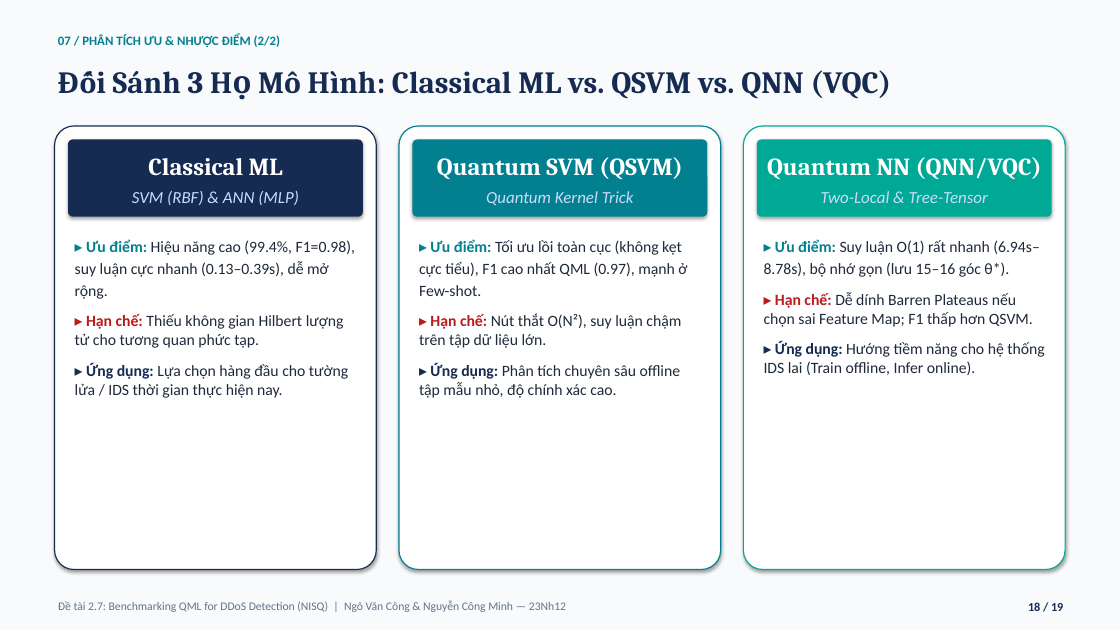
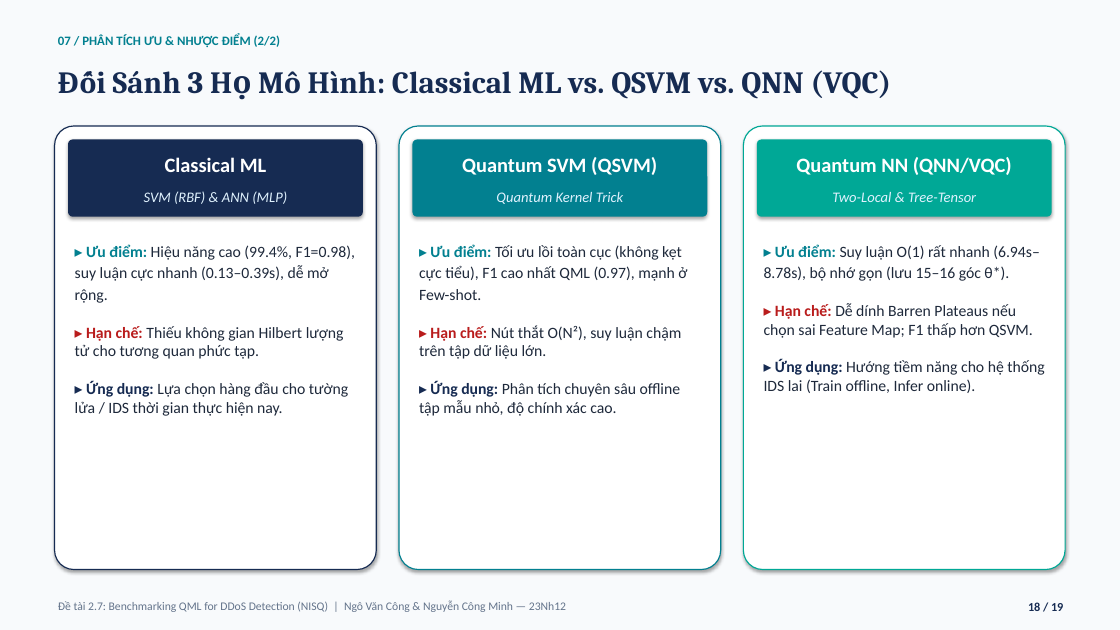
Before and after one commit to vcongggggg/qml-ddos, a slide deck: slide 18 of SLIDE_BAO_CAO_CUOI_KY_MHMM_DeTai_2_7_QML_DDoS_Cong_Minh.pptx. Drawn at 1120x630 pixels with LibreOffice and Linux fonts; fonts in the diff are those of the drawing. Boxes give left, top, right and bottom in pixels: in the first picture for what was removed or moved away, otherwise in the second. Text is boxed around its words. In the diff, an @@ line names an element or a change of style, - is before the commit and + after.

Commit message:
fix(slides): fix dark-card contrast & banner overflow on Slide 19 and header overlap on Slide 18

```diff
--- a/SLIDE_BAO_CAO_CUOI_KY_MHMM_DeTai_2_7_QML_DDoS_Cong_Minh.pptx
+++ b/SLIDE_BAO_CAO_CUOI_KY_MHMM_DeTai_2_7_QML_DDoS_Cong_Minh.pptx
@@ size 21 to 17.5 pt, font Cambria to Calibri in 3 elements at (165, 157, 266, 172), (462, 157, 657, 175), (796, 157, 1012, 175) @@
@@ size 14.5 to 12.5 pt, text colour #CADCFC to #E0F2FE in 3 elements at (144, 191, 287, 204), (496, 192, 623, 204), (832, 192, 976, 202) @@
@@ more space between paragraphs; less space between paragraphs in 3 elements at (75, 244, 355, 416), (419, 244, 687, 416), (764, 244, 1044, 393) @@
```
Also in this commit, not shown: 1 other slide changed, 1 other file.
